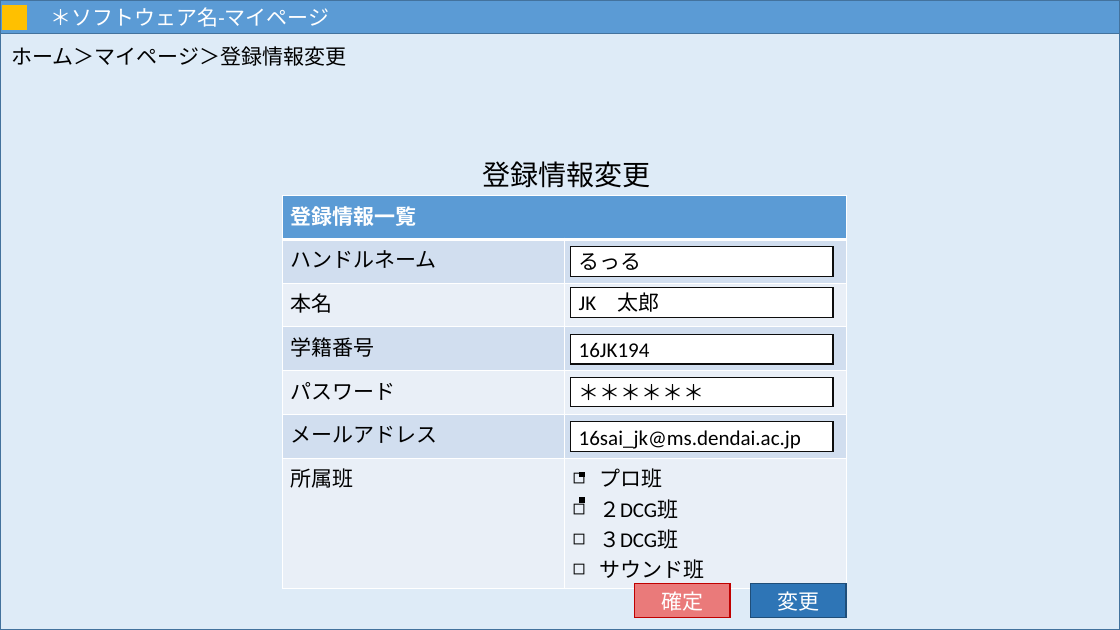
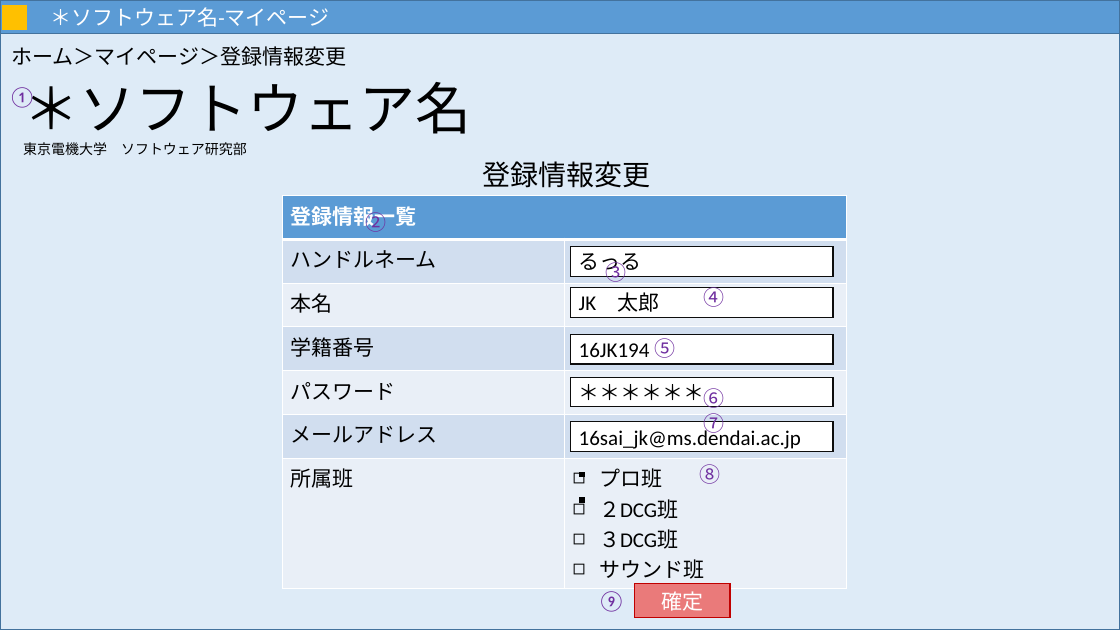
Before and after one commit to MNB-oda/MNB, a slide deck: slide 11 of 提出課題/外部設計書/画面設計.pptx (slide 12 before the commit). Drawn at 1120x630 pixels with LibreOffice and Linux fonts; fonts in the diff are those of the drawing. Boxes give left, top, right and bottom in pixels: in the first picture for what was removed or moved away, otherwise in the second. Text is boxed around its words. In the diff, an @@ line names an element or a change of style, - is before the commit and + after.

```diff
--- a/提出課題/外部設計書/画面設計.pptx
+++ b/提出課題/外部設計書/画面設計.pptx
@@ text added at box(8, 87, 725, 612), 18 pt, text #7030A0 @@
+①
+②
+③
+④
+⑤
+⑥
+⑦
+⑧
+⑨
@@ text added at box(23, 82, 471, 155), 12 pt, text #000000 @@
+＊ソフトウェア名
+東京電機大学 ソフトウェア研究部
@@ rectangle removed at box(751, 584, 847, 618) @@
-変更
```
Also in this commit, not shown: 5 other slides changed, 1 other file.
